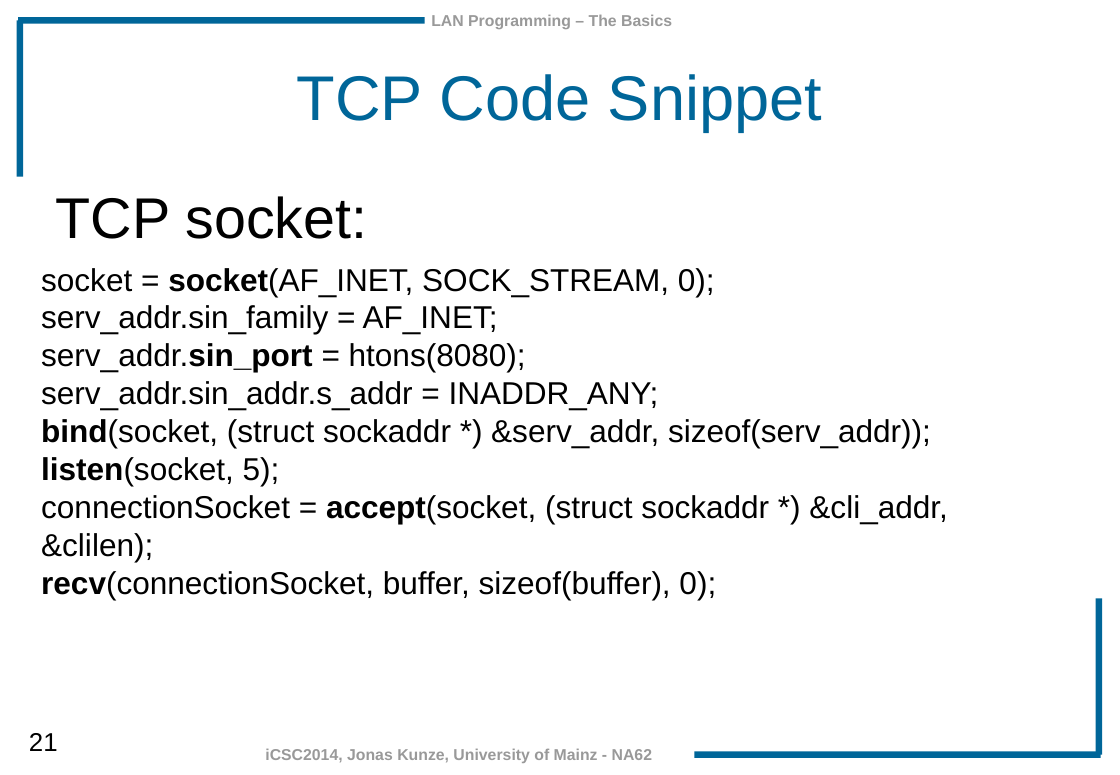
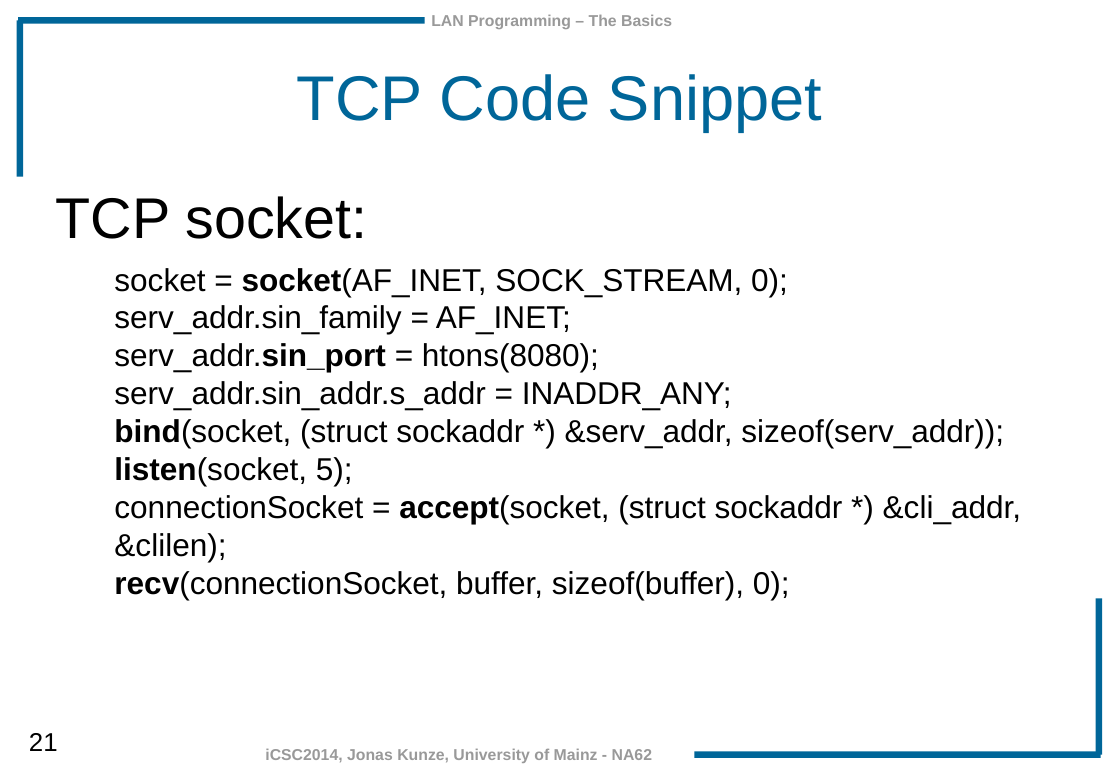
Before and after one commit to JonasKunze/icsc2014, a slide deck: slide 21 of iCSC-2014-LAN_Programming_Basics.odp. Drawn at 1120x775 pixels with LibreOffice and Linux fonts; fonts in the diff are those of the drawing; background and template pictures are left out. Boxes give left, top, right and bottom in pixels: in the first picture for what was removed or moved away, otherwise in the second. Text is boxed around its words. In the diff, an @@ line names an element or a change of style, - is before the commit and + after.

```diff
--- a/iCSC-2014-LAN_Programming_Basics.odp
+++ b/iCSC-2014-LAN_Programming_Basics.odp
@@ text "socket = socket(AF_INET, SOCK_STREAM, 0);": place and size @@
-text "socket = socket(AF_INET, SOCK_STREAM, 0);" at box(41, 268, 947, 599)
+text "socket = socket(AF_INET, SOCK_STREAM, 0);" at box(114, 268, 1021, 599)
```
Also in this commit, not shown: 4 other slides changed, 3 other files.
